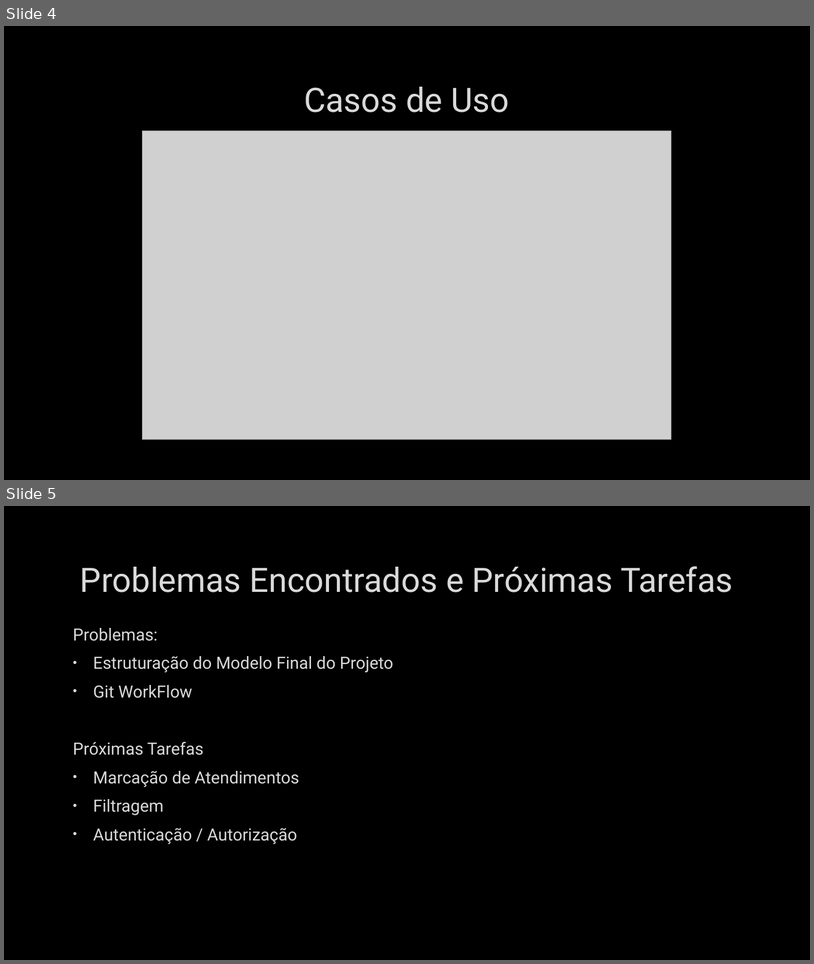
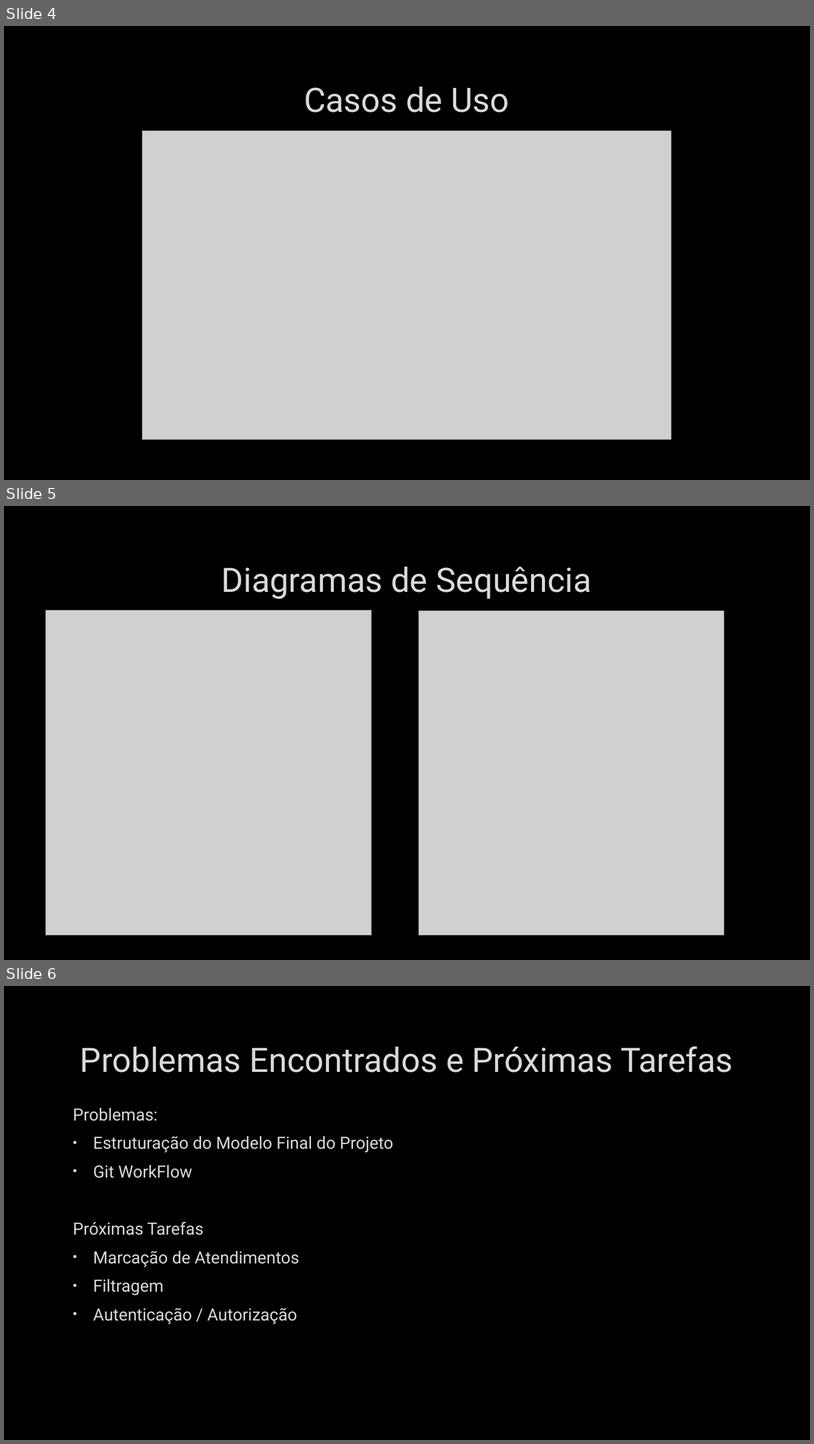
Before and after one commit to dba98/PExp, a slide deck: Primeira-Apresentação.pptx. Shown one above the other, each under a label of ours: slides 4 and 5 before the commit, slides 4, 5 and 6 after it. The pictures are 814x964 and 814x1444 pixels, drawn with LibreOffice and Linux fonts; fonts in the diff are those of the drawing; grey boxes stand for pictures; background and template pictures are left out. Boxes give left, top, right and bottom in pixels: in the first picture for what was removed or moved away, otherwise in the second. Text is boxed around its words. In the diff, an @@ line names an element or a change of style, - is before the commit and + after.

Commit message:
Alterações Diversas
Apresentação de Engenharia de Software e Diagramas de Classes

```diff
--- a/Primeira-Apresentação.pptx
+++ b/Primeira-Apresentação.pptx
@@ slide 5 added at [4, 506, 810, 960], background picture (left out) @@
@@ title added at [222, 567, 591, 599], 40 pt, text #DADADA @@
+Diagramas de Sequência
@@ picture added at [46, 610, 372, 936] @@
@@ picture added at [419, 610, 725, 935] @@
@@ what was slide 5 is now slide 6 @@
```
Also in this commit, not shown: 2 slides changed, 5 other files.
